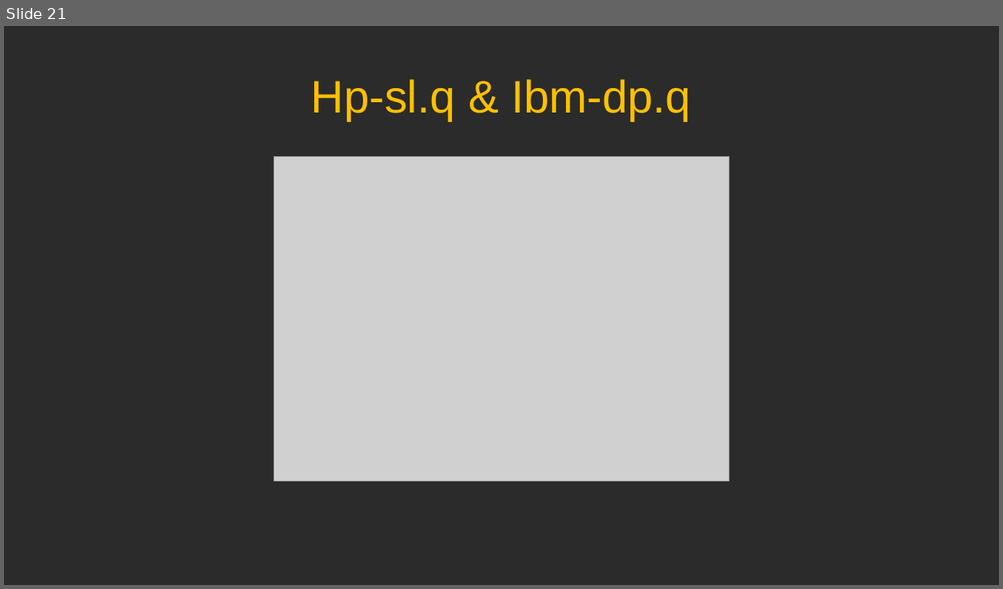
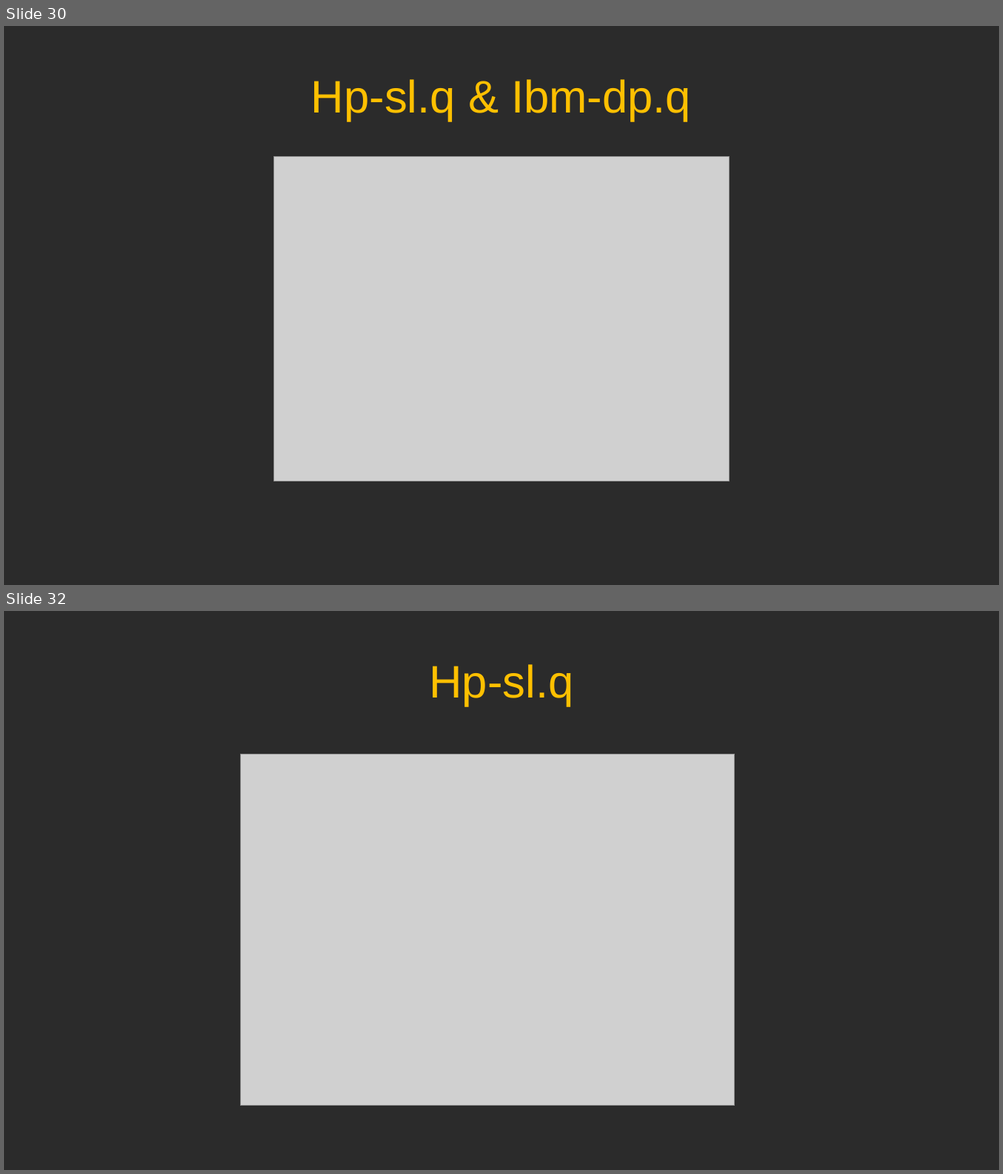
Before and after one commit to Theodor291/eeyore-team-, a slide deck: Cholesky.pptx. Shown one above the other, each under a label of ours: slide 21 before the commit, slides 30 and 32 after it; the slides between them are not shown. The pictures are 1003x589 and 1003x1174 pixels, drawn with LibreOffice and Linux fonts; fonts in the diff are those of the drawing; grey boxes stand for pictures; background and template pictures are left out; a plain dark background stands for a picture behind light text. Boxes give left, top, right and bottom in pixels: in the first picture for what was removed or moved away, otherwise in the second. Text is boxed around its words. In the diff, an @@ line names an element or a change of style, - is before the commit and + after.

```diff
--- a/Cholesky.pptx
+++ b/Cholesky.pptx
@@ slide 32 added at box(4, 611, 999, 1170), background picture (left out) @@
@@ title added at box(429, 664, 573, 706), 44 pt, text #FFC000 @@
+Hp-sl.q
@@ picture added at box(241, 755, 734, 1106) @@
@@ what was slide 21 is now slide 30 @@
```
Also in this commit, not shown: 3 slides changed, 12 other slides added.
